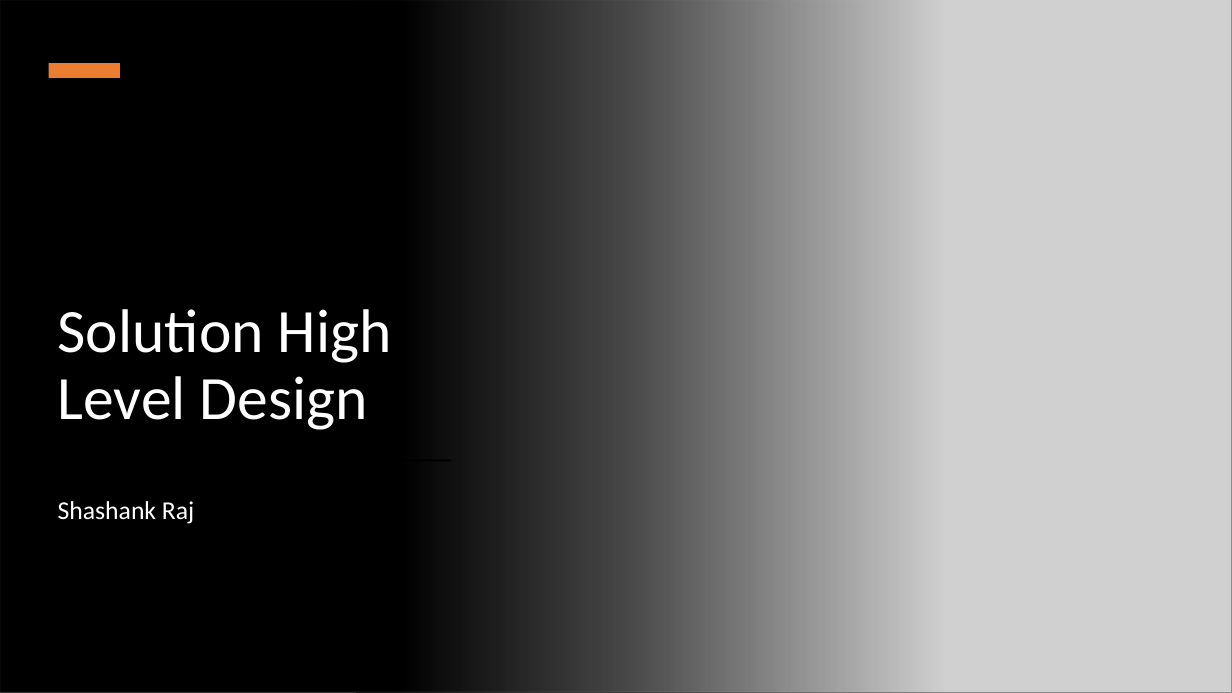
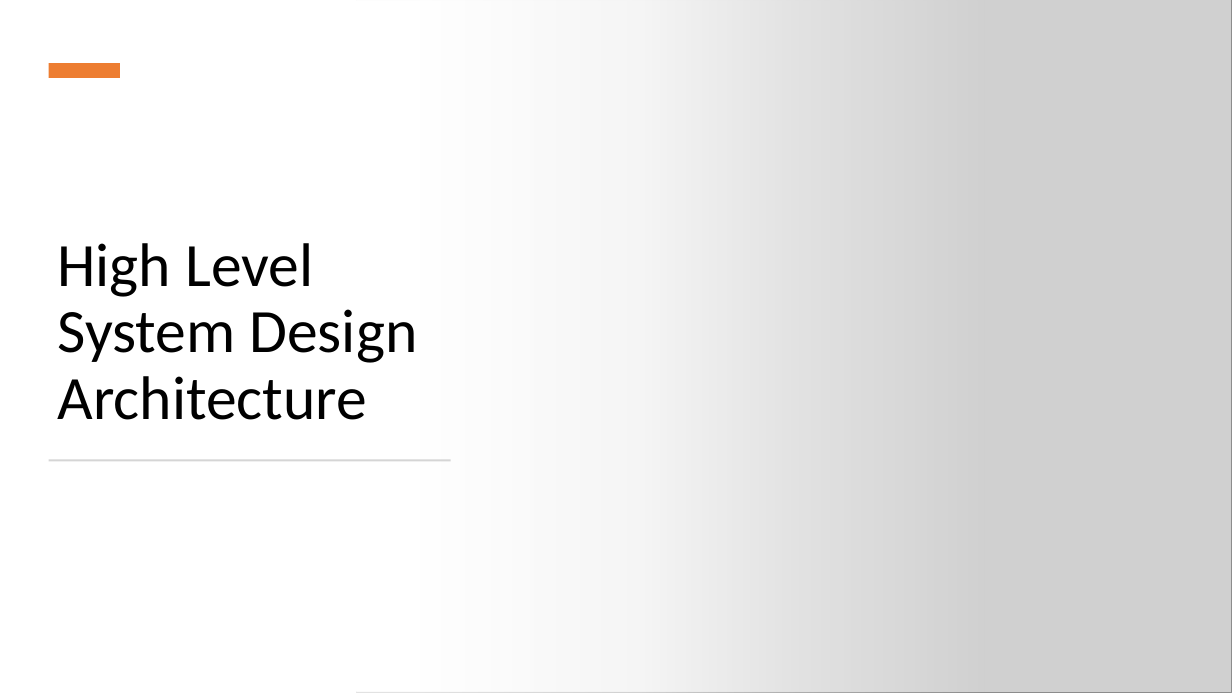
Before and after one commit to shashankraj1987/DE_CS_202309, a slide deck: slide 1 of Project/Solution/Task_2_HLD.pptx. Drawn at 1232x693 pixels with LibreOffice and Linux fonts; fonts in the diff are those of the drawing; grey boxes stand for pictures. Boxes give left, top, right and bottom in pixels: in the first picture for what was removed or moved away, otherwise in the second. Text is boxed around its words. In the diff, an @@ line names an element or a change of style, - is before the commit and + after.

```diff
--- a/Project/Solution/Task_2_HLD.pptx
+++ b/Project/Solution/Task_2_HLD.pptx
@@ rectangle: place and size @@
-rectangle at box(0, 0, 944, 693)
+rectangle at box(0, 0, 986, 693)
@@ rectangle at box(0, 0, 986, 693): fill gradient #000000 to gradient #FFFFFF @@
@@ text at box(58, 243, 417, 420): text changed; text colour #FFFFFF to #000000 @@
-Solution High Level Design
+High Level System Design Architecture
@@ rectangle at box(49, 459, 451, 461): fill #000000 to #D5D5D5 @@
@@ subtitle removed at box(58, 501, 194, 524) @@
-Shashank Raj
```
Also in this commit, not shown: 4 other slides changed, 2 slides added, 1 slide removed, 10 other files.
